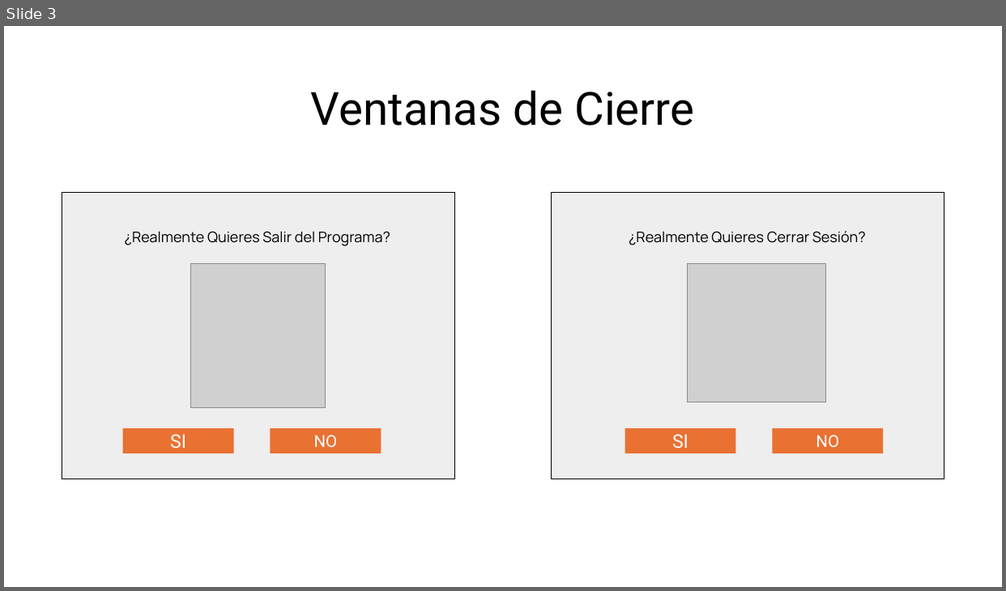
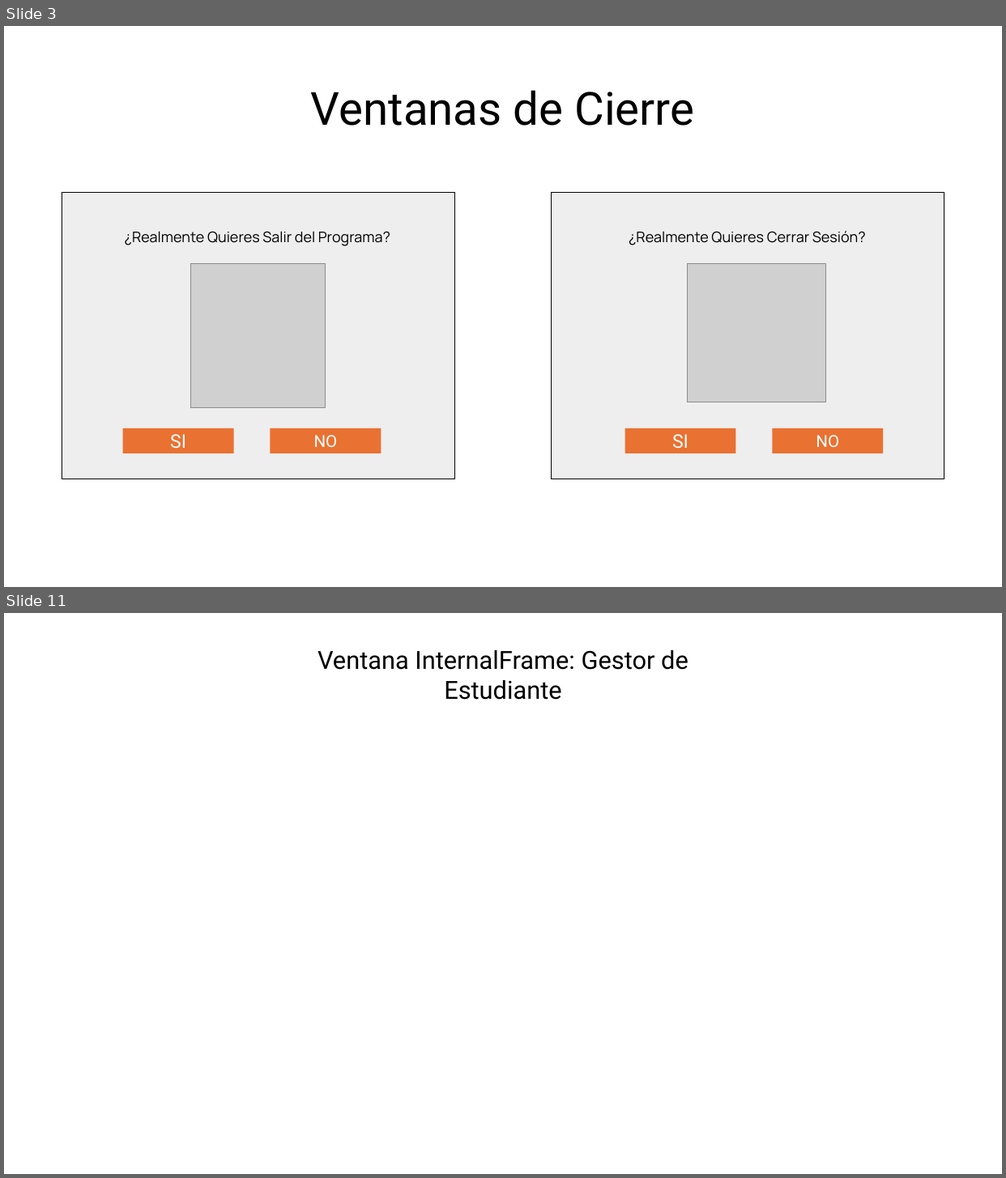
Before and after one commit to cotanol/ProyectoAsistenciaUNFV, a slide deck: GUIDESIGN.pptx. Shown one above the other, each under a label of ours: slide 3 before the commit, slides 3 and 11 after it; the slides between them are not shown. The pictures are 1006x591 and 1006x1178 pixels, drawn with LibreOffice and Linux fonts; fonts in the diff are those of the drawing; grey boxes stand for pictures. Boxes give left, top, right and bottom in pixels: in the first picture for what was removed or moved away, otherwise in the second. Text is boxed around its words. In the diff, an @@ line names an element or a change of style, - is before the commit and + after.

```diff
--- a/GUIDESIGN.pptx
+++ b/GUIDESIGN.pptx
@@ slide 11 added at (4, 613, 1002, 1174), background #FFFFFF @@
@@ text added at (317, 650, 688, 700), 24 pt, text #000000 @@
+Ventana InternalFrame: Gestor de Estudiante
```
Also in this commit, not shown: 7 slides changed, 12 other slides added, 5 slides removed, 11 other files.
